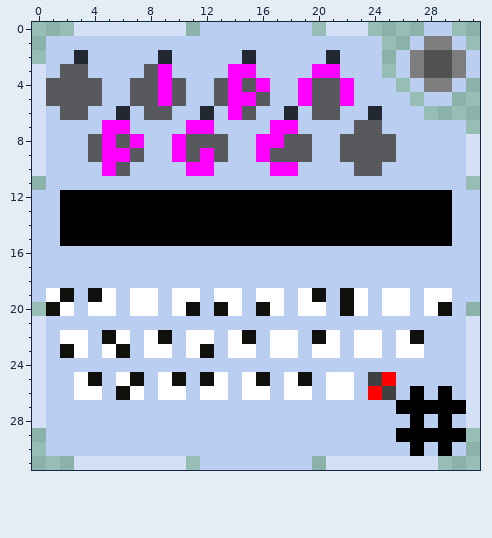
A pixel-art sprite gets an edit: Icons/Pigpen Cycle.png. That is the earlier state.
The file is 32x32 pixels.
The same view after the edit:
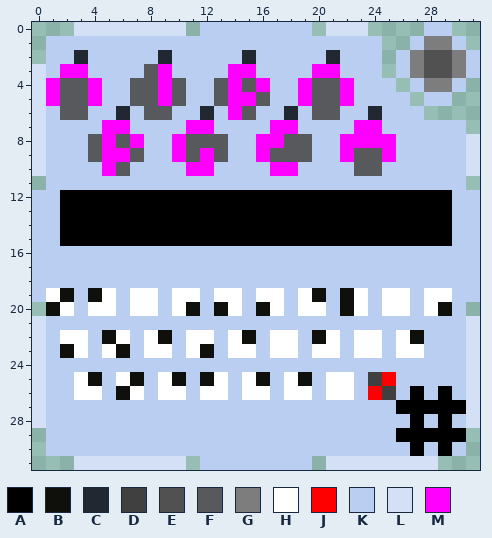
Palette (. is transparent): A #000000  B #0f100b  C #212832  D #404040  E #515151  F #58595d  G #7d7d7d  H #ffffff  J #ff0000  K #b9cef0  L #d3e0f5  M #ff00ff
Change:
The edit turns colour F into colour M in row 3 at x 2 to 3; in rows 4 to 5 at x 1 and 4; in row 7 at x 23 to 24; in row 8 at x 22 to 25; in row 9 at x 22 and 25.
Changed places in both pictures, as pixel boxes (x1, y1, x2, y2):
changed: (46, 64, 102, 106)
changed: (340, 120, 396, 162)
